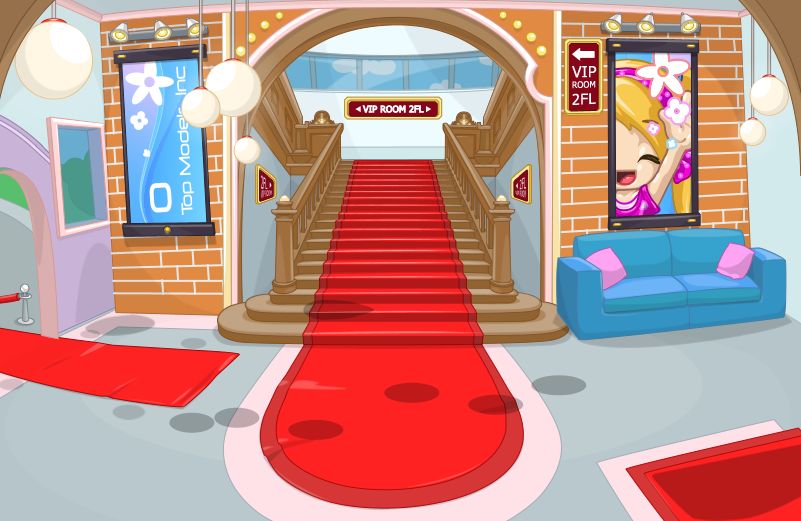
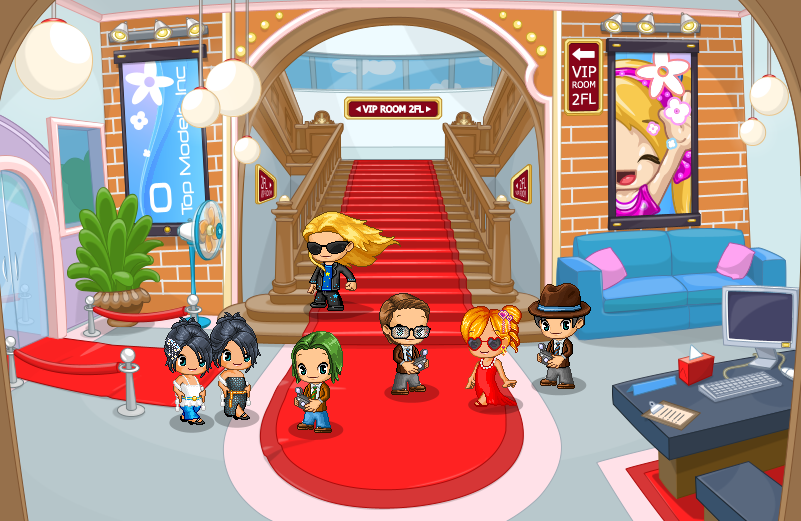
Before/after of a (801, 521) layered artwork. What changed in the layer stack:
added group "npcs" with 7 layers in group "constructed" over box(164, 211, 591, 433)
moved "rep3" into group "npcs" over box(528, 283, 591, 389)
moved "rep2" into group "npcs" over box(291, 331, 343, 433)
moved "rep1" into group "npcs" over box(379, 293, 431, 395)
moved "model" into group "npcs" over box(460, 305, 522, 407)
moved "boa2" into group "npcs" over box(164, 317, 216, 425)
moved "boa1" into group "npcs" over box(209, 312, 261, 420)
moved "sean" into group "npcs" over box(302, 211, 401, 311)
showed group "objects" (9 layers) over box(0, 0, 801, 521)
